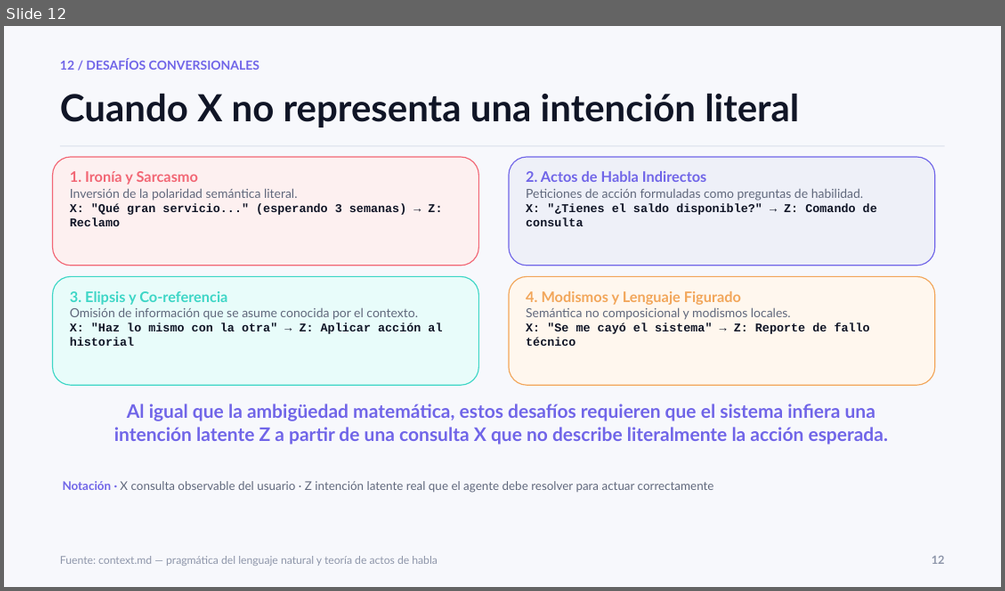
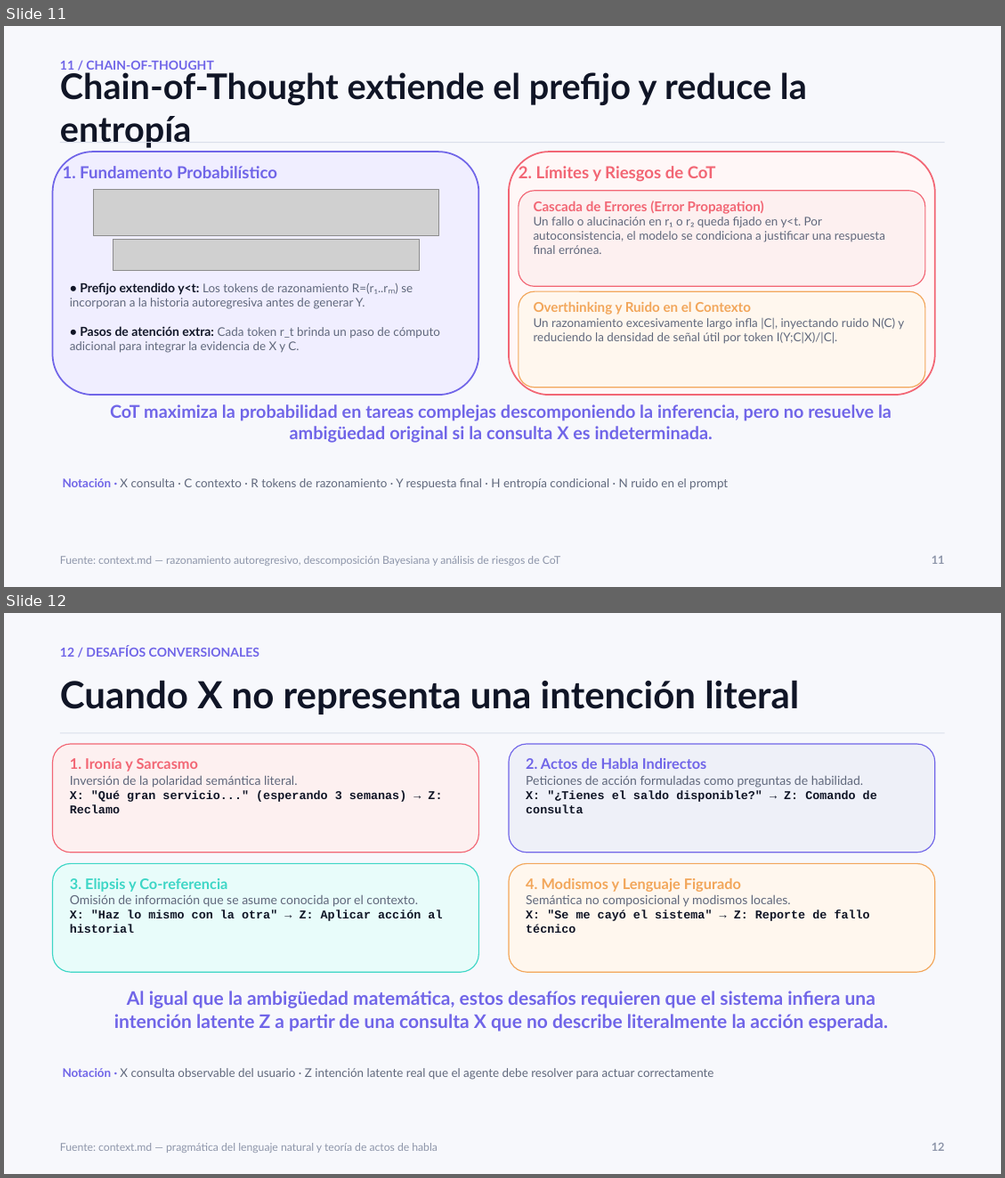
Before and after one commit to kevingomezbcp/Context-engineering, a slide deck: presentation/Context_Engineering_y_Ambiguedad_final_matematica.pptx. Shown one above the other, each under a label of ours: slide 12 before the commit, slides 11 and 12 after it. The pictures are 1005x591 and 1005x1178 pixels, drawn with LibreOffice and Linux fonts; fonts in the diff are those of the drawing; grey boxes stand for pictures. Boxes give left, top, right and bottom in pixels: in the first picture for what was removed or moved away, otherwise in the second. Text is boxed around its words. In the diff, an @@ line names an element or a change of style, - is before the commit and + after.

Commit message:
added context measure demo

```diff
--- a/presentation/Context_Engineering_y_Ambiguedad_final_matematica.pptx
+++ b/presentation/Context_Engineering_y_Ambiguedad_final_matematica.pptx
@@ slide 11 added at <box>4,26,1001,587</box>, background #F7F8FC @@
@@ text added at <box>60,61,213,70</box>, 12 pt, text #7065E8, bold @@
+11 / CHAIN-OF-THOUGHT
@@ text added at <box>60,69,807,148</box>, 34 pt, text #101526, bold @@
+Chain-of-Thought extiende el prefijo y reduce la entropía
@@ rounded rectangle added at <box>53,151,479,394</box>, fill #F0EEFF, outline #7065E8 1.5 pt @@
@@ rectangle added at <box>60,142,945,143</box>, fill #D9DEEA @@
@@ rounded rectangle added at <box>509,151,935,394</box>, fill #FFF7F7, outline #F26674 1.5 pt @@
@@ text added at <box>63,164,277,178</box>, 16 pt, text #7065E8, bold @@
+1. Fundamento Probabilístico
@@ text added at <box>518,164,716,182</box>, 16 pt, text #F26674, bold @@
+2. Límites y Riesgos de CoT
@@ picture added at <box>94,189,438,235</box> @@
@@ rounded rectangle added at <box>518,191,925,286</box>, fill #FDF0F0, outline #F26674 1 pt @@
@@ text added at <box>534,200,885,254</box>, 11.5 pt, text #60687C @@
+Cascada de Errores (Error Propagation)
+Un fallo o alucinación en r₁ o r₂ queda fijado en y<t. Por autoconsistencia, el modelo se condiciona a justificar una respuesta final errónea.
@@ picture added at <box>113,239,419,271</box> @@
@@ text added at <box>70,282,439,353</box>, 11.5 pt, text #60687C @@
+• Prefijo extendido y<t: Los tokens de razonamiento R=(r₁..rₘ) se incorporan a la historia autoregresiva antes de generar Y.
+• Pasos de atención extra: Cada token r_t brinda un paso de cómputo adicional para integrar la evidencia de X y C.
@@ rounded rectangle added at <box>518,291,925,387</box>, fill #FFF7EE, outline #F2A65A 1 pt @@
@@ text added at <box>534,301,904,344</box>, 11.5 pt, text #60687C @@
+Overthinking y Ruido en el Contexto
+Un razonamiento excesivamente largo infla |C|, inyectando ruido N(C) y reduciendo la densidad de señal útil por token I(Y;C|X)/|C|.
@@ text added at <box>110,404,891,443</box>, 17 pt, text #7065E8, bold @@
+CoT maximiza la probabilidad en tareas complejas descomponiendo la inferencia, pero no resuelve la ambigüedad original si la consulta X es indeterminada.
@@ text added at <box>63,478,728,490</box>, 11.5 pt, text #60687C @@
+Notación · X consulta · C contexto · R tokens de razonamiento · Y respuesta final · H entropía condicional · N ruido en el prompt
@@ text added at <box>60,556,561,565</box>, 10.5 pt, text #8E96AA @@
+Fuente: context.md — razonamiento autoregresivo, descomposición Bayesiana y análisis de riesgos de CoT
@@ text added at <box>931,556,945,564</box>, 11 pt, text #8E96AA, bold @@
+11
```
Also in this commit, not shown: 13 slides changed, 7 other files.
